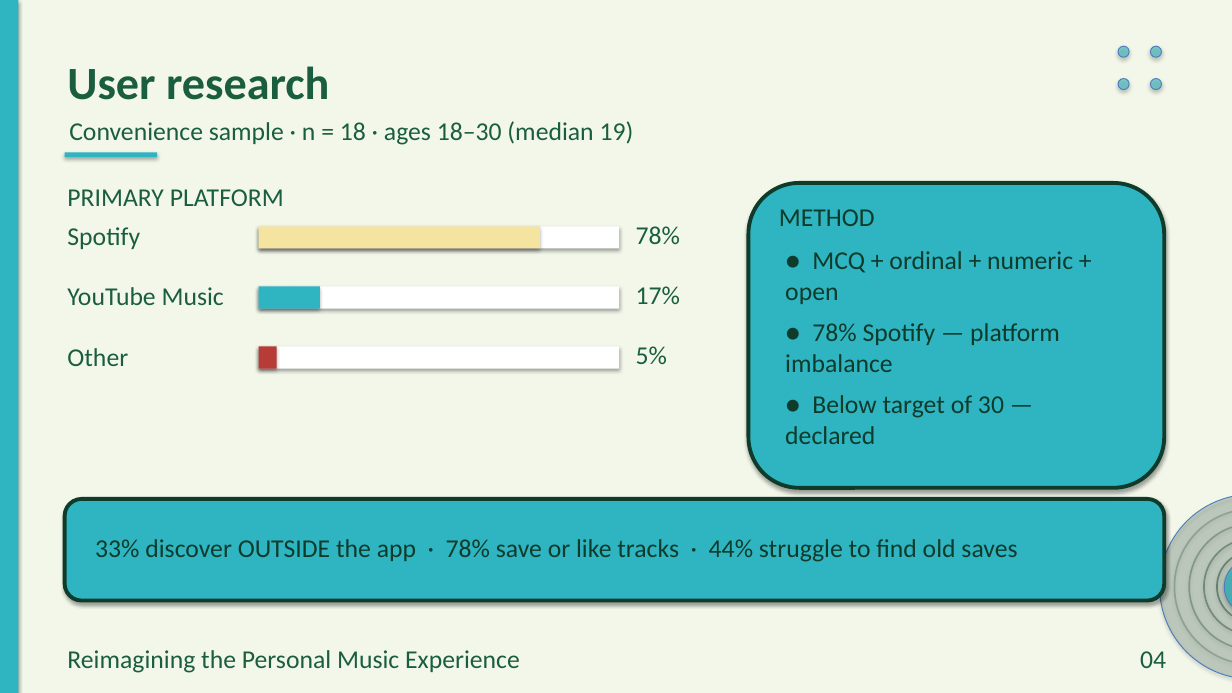
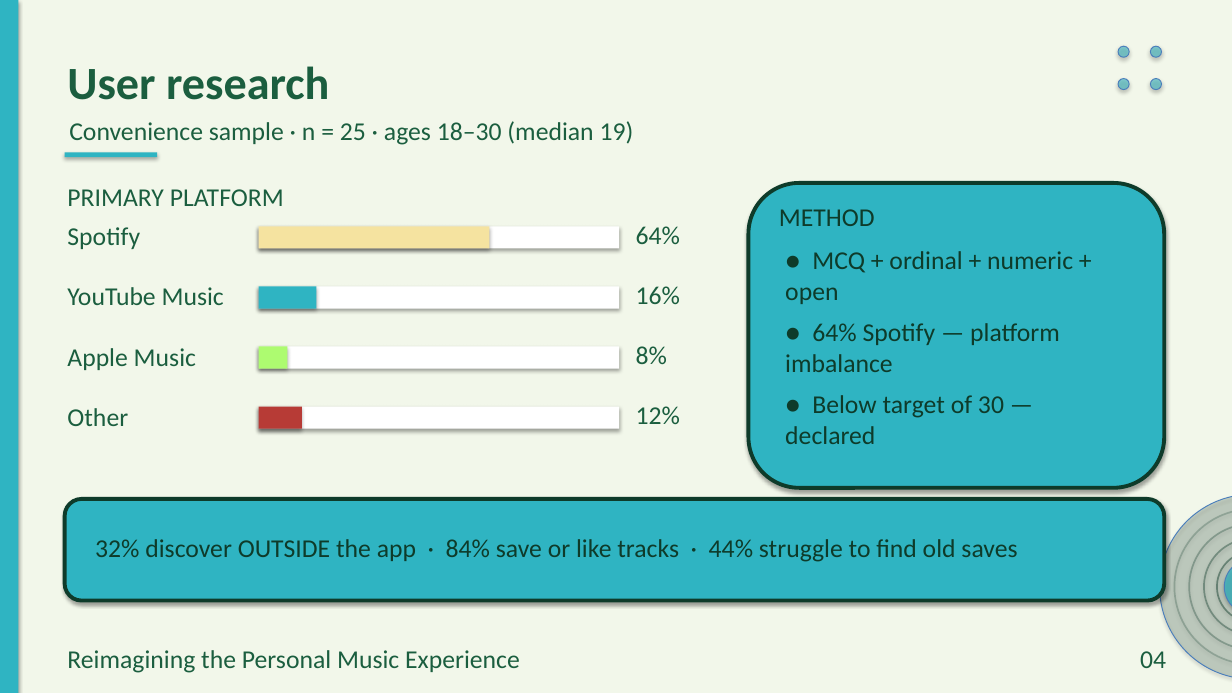
Before and after one commit to preet-kamdar/design-thinking-sem3, a slide deck: slide 4 of docs/Presentation.pptx. Drawn at 1232x693 pixels with LibreOffice and Linux fonts; fonts in the diff are those of the drawing. Boxes give left, top, right and bottom in pixels: in the first picture for what was removed or moved away, otherwise in the second. Text is boxed around its words. In the diff, an @@ line names an element or a change of style, - is before the commit and + after.

```diff
--- a/docs/Presentation.pptx
+++ b/docs/Presentation.pptx
@@ text at box(69, 121, 634, 145): text changed @@
-Convenience sample · n = 18 · ages 18–30 (median 19)
+Convenience sample · n = 25 · ages 18–30 (median 19)
@@ rectangle: place and size @@
-rectangle at box(259, 226, 540, 249)
+rectangle at box(259, 226, 490, 249)
@@ text at box(636, 226, 680, 245): text changed @@
-78%
+64%
@@ rectangle: place and size @@
-rectangle at box(259, 287, 320, 309)
+rectangle at box(259, 287, 316, 309)
@@ text at box(636, 286, 680, 305): text changed @@
-17%
+16%
@@ text at box(785, 323, 1060, 372): text changed @@
-● 78% Spotify — platform imbalance
+● 64% Spotify — platform imbalance
@@ text added at box(67, 348, 196, 370), 20 pt, text #1B5E3F @@
+Apple Music
@@ rectangle: place and size @@
-rectangle at box(259, 347, 277, 369)
+rectangle at box(259, 347, 287, 369)
@@ rectangle at box(259, 347, 287, 369): fill #B73B36 to #ADFB70 @@
@@ text at box(636, 346, 667, 365): text changed @@
-5%
+8%
@@ text "Other": place and size @@
-text "Other" at box(67, 348, 128, 366)
+text "Other" at box(67, 408, 128, 426)
@@ rectangle added at box(259, 407, 619, 429), fill #FFFFFF @@
@@ rectangle added at box(259, 407, 302, 429), fill #B73B36 @@
@@ text added at box(636, 406, 680, 425), 20 pt, text #1B5E3F @@
+12%
@@ text at box(95, 539, 1017, 562): text changed @@
-33% discover OUTSIDE the app · 78% save or like tracks · 44% struggle to find old saves
+32% discover OUTSIDE the app · 84% save or like tracks · 44% struggle to find old saves
```
Also in this commit, not shown: 13 other slides changed, 17 other files.
